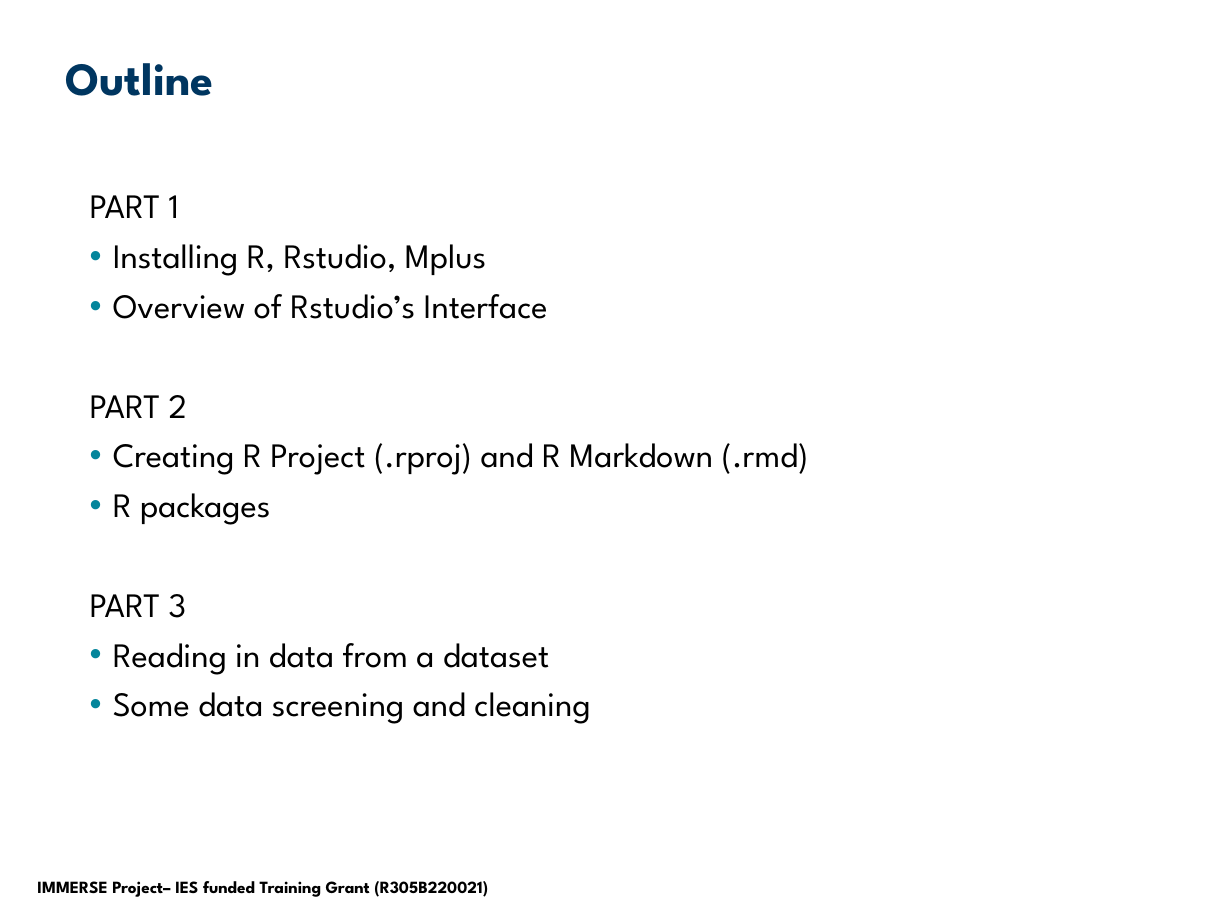
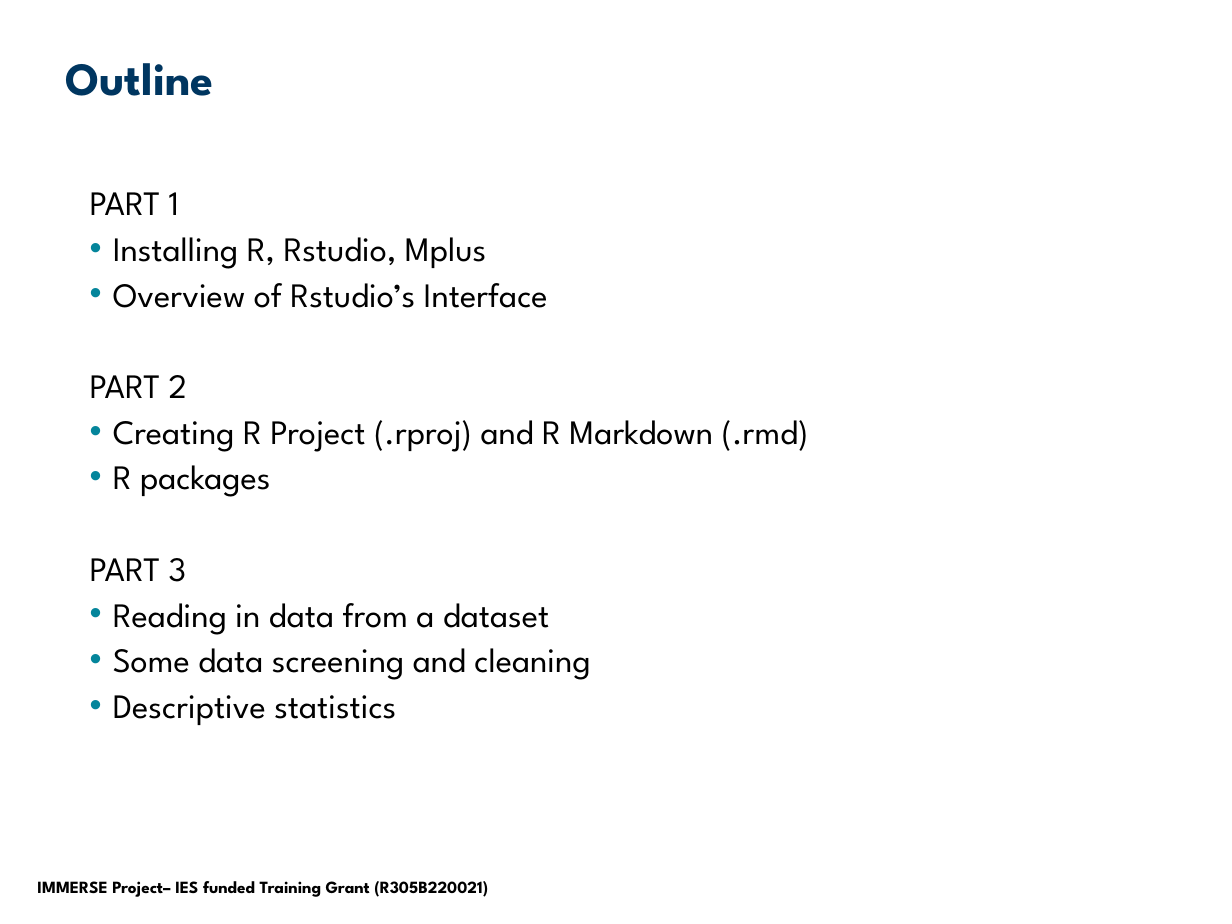
Before and after one commit to dinanajiarch/intro_to_rstudio, a slide deck: slide 2 of Introduction to R.pptx. Drawn at 1232x924 pixels with LibreOffice and Linux fonts; fonts in the diff are those of the drawing; background and template pictures are left out. Boxes give left, top, right and bottom in pixels: in the first picture for what was removed or moved away, otherwise in the second. Text is boxed around its words. In the diff, an @@ line names an element or a change of style, - is before the commit and + after.

Commit message:
updated markdown

```diff
--- a/Introduction to R.pptx
+++ b/Introduction to R.pptx
@@ text at (x1=90, y1=192, x2=809, y2=680): line spacing 0.9 to 0.8 @@
@@ text at (x1=113, y1=695, x2=396, y2=725): paragraph added @@
+• Descriptive statistics
```
Also in this commit, not shown: 3 slides added, 4 other files.
